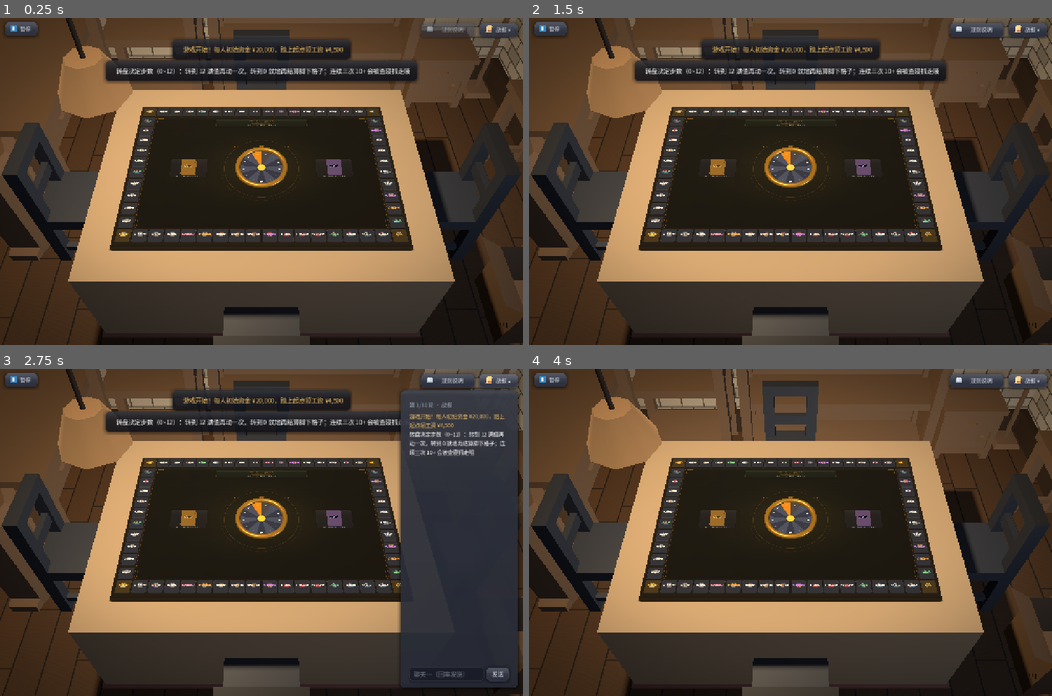
Above: before the commit, frames 1-4 (two rows, left to right).
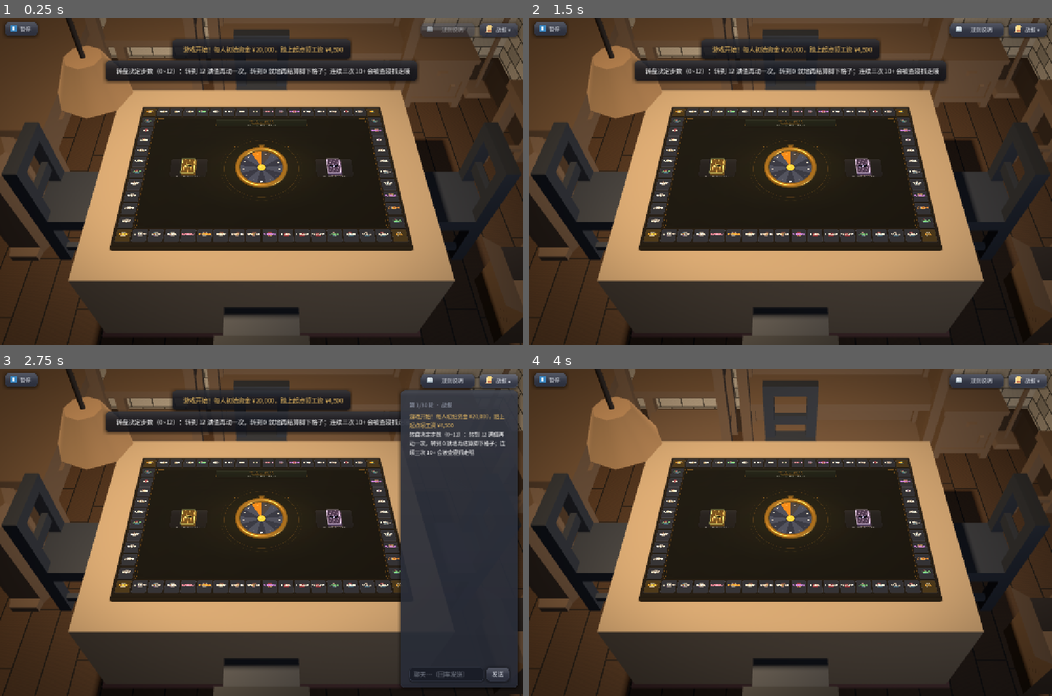
Above: after the commit, the same moments.

Repository: Lousync/dorm-monopoly
Game: Godot game, scene res://scenes/game.tscn
The game is run twice, just before and just after one commit, with the same random seed, the same clock (stepped at 60 frames per second) and the same inputs. This scene is started directly instead of the project's main scene.
Inputs (mouse positions are in pixels of both pictures, inside the frame that each line leads up to):
- Up to frame 1 (0.25 s): no input
- Up to frame 2 (1.5 s): click "暂停" at 0.5 s; click "▶ 继续游戏" at 1.25 s
- Up to frame 3 (2.75 s): click "战报 ▾" at 2 s
- Up to frame 4 (4 s): click (973, 673) at 2.77 s; type "12" at 2.85 s; click "战报 ▴" at 3.5 s

The runs differ from the first frame. In frame 1, 1.1% of the frame differs, in the area x 0-99%, y 0-98%; in frame 2, 1.1%; in frame 3, 1.0%; in frame 4, 1.2%.
Error in both runs: Out of bounds get index '0' (on base: 'Array') (res://scripts/game.gd:2038)

Commit message:
3D 房间第六次复核（①②③）：吊灯缩小 + 2D 隐灯 + 桌旁减负 + 牌堆抗锯齿与牌背
用户 2026-10-06 三条：
①灯再缩小点，并且2D视角隐藏灯
②桌子旁的3D物品太多了，看起来有点挤，去掉一些物品
③桌面上的"机会"、"命运"卡牌堆显示进行优化，太单调了，而且边缘有锯齿

① 吊灯整圈 ×0.75（罩宽 2.50 → 1.88 世界 ≈ 0.38 m，比例不变）；新增 `room.set_view_t(t)`
   （PENDANT_SOLID_T 0.35 / GONE_T 0.62，中间线性淡出），由 `table_3d._apply_camera()`
   与 `table_props.set_view_t` 同一处推过去（TableView3D 存了一份 `_room`）。
   走逐实例的 `GeometryInstance3D.transparency` —— 吊杆/底座用的是 `_furn_mat`（与其余
   家具同一份材质），改材质会把它们一起弄花。
   **顺带解掉上一轮登记的那处遗留**（2D 端吊灯罩遮住左边那块立牌）：灯的位置就是光的位置、
   立牌的位置就是座位那一侧，两者都不该让 ⇒ 让"看得见的那盏灯"在只看棋盘那一档退场。

② 桌旁减负 17 件 → 10 件：删掉贴着桌子与椅子的那一圈（两张备用椅——紧贴在原椅子外侧、
   读成"两把椅子背靠背"；笔记本电脑 + 两盏台灯——西带中段三件小件摊在地上；东侧盆栽；
   近左角纸箱）。没删的 `cardboardBoxOpen` / `books` / `trashcan` 各有理由，见留痕。
   `layout_test` 计数下限 12 → 9，注释写明"下限拦的是摆位表被清空、不是拦删到 N 件"。

③ 牌堆：`project.godot` 补 **4x MSAA** —— 「边缘有锯齿」的根因是项目一直没开抗锯齿；
   实测没有代价（同口径 A/B p50 6.056 vs 开前 6.057）。「太单调」那半是画法：原来 5 层同色
   薄板 + 一行字读作"一摞砖" ⇒ 照项目老纪律程序化画一张**牌背**（底色压暗 + 双线描边 +
   45 度斜格纹 + 正中菱形徽记，同族色靠明度分层），按牌名缓存，尺寸跟脚印走。

ROOM_W/D/CEIL_Y/FLOOR_Y、LAMP_*、取景常量一字未动；玩法逻辑 / s_state / @rpc 未动。
`load_all` 与 `layout_test` 全绿（按用户要求本轮不跑全套）。

Diff:
--- a/project.godot
+++ b/project.godot
@@ -35,5 +35,9 @@
 
 [rendering]
 
+; 4x MSAA（用户 2026-10-06：「卡牌堆边缘有锯齿」）。Compatibility 渲染器支持 3D MSAA；
+; 关掉的话任何斜边都出锯齿 —— 牌堆这种**大块平色 + 直边斜着放**的东西最明显。
+anti_aliasing/quality/msaa_3d=2
+
 renderer/rendering_method="gl_compatibility"
 renderer/rendering_method.mobile="gl_compatibility"
--- a/scripts/table_3d.gd
+++ b/scripts/table_3d.gd
@@ -492,6 +492,10 @@
 var wood_mesh: MeshInstance3D       # 木纹外框（桌垫之外那一圈木桌，见 _build_table）
 var vignette: ColorRect        # 屏幕层暗角贴片（build_vignette 造，挂在调用方给的屏幕上）
 
+## 房间（`Room` 节点）。**存一份**：`_apply_camera()` 要把取景量也推给它
+##（吊灯随取景隐藏，见 `room.set_view_t`）。
+var _room: GameRoom
+
 var table_mat: StandardMaterial3D   # 桌面材质（取样窗口与 TEX_WINDOW_PX 同源）
 
 ## `lamp_light` 是**全场唯一**的灯（批次 6；**批次 12 A1 起台灯的可见几何已删**，
@@ -850,6 +854,10 @@
 	#（snap_view 与 _process 都调它），所以这是唯一不会漏的推送点。
 	if table_props != null:
 		table_props.set_view_t(view_t)
+	# 取景量**同时**推给房间：吊灯在"只看棋盘"那一档要退场（用户「2D 视角隐藏灯」；
+	# 近正俯视下它会投影到桌面、遮住左边那块立牌，见 `room.set_view_t` 那段）。
+	if _room != null and is_instance_valid(_room):
+		_room.set_view_t(view_t)
 
 ## 逐帧把 view_t 平滑逼近 view_target。指数逼近：每帧把剩余差距乘 e^(-VIEW_SNAP*delta)，
 ## 与帧率无关（60fps 与 144fps 走同样的时间曲线），且**永不过冲**（单调逼近）。
@@ -908,6 +916,7 @@
 	# **整张桌子**的外沿摆的、不是贴着桌垫摆的，而木纹的宽度是桌子的实现 ⇒ 由桌子这边算好递过去，
 	# `room.gd` 里就不必再写一遍那 0.7（一期 Task 5 Fix round 1）。
 	var room := GameRoom.build(self, LAMP_LIGHT_POS, Vector2(WOOD_HALF_W, WOOD_HALF_D))
+	_room = room
 
 # ---------------- 屏幕层暗角（设计稿 §三 / §6.4） ----------------
 
--- a/scripts/table_props.gd
+++ b/scripts/table_props.gd
@@ -349,6 +349,70 @@
 	"机会": Color(0.97, 0.85, 0.52),
 	"命运": Color(0.80, 0.75, 1.00),
 }
+## ---------------- 牌背贴图（程序化，v0.8.0 第六次复核） ----------------
+#
+## 用户 2026-10-06：「桌面上的"机会"、"命运"卡牌堆显示进行优化，太单调了，而且边缘有锯齿」。
+## 锯齿那半是渲染设置的事（`project.godot` 开了 4x MSAA）；**单调那半是这里**。
+#
+## 原样：5 层同样的薄板 + 顶上一行字 ⇒ 读作"一摞砖"，没有"牌"的样子。
+## 做法照项目那条老纪律 —— **能用程序化手段画出来的就别加素材**（转盘 / 房子等级纹理 /
+## 卡面都是这么做的）：逐张 `Image` 画一张**牌背**，贴在压顶那一层的上表面（牌名压在它上面）。
+##
+## **画什么**：牌身底色再压暗一档当底 → 一圈**双线描边**（外侧粗、内侧细）→ 中间一片
+## **斜向格纹**（45° 细线，很淡）→ 正中一枚**菱形徽记**。三层都在同一族色里，靠明度分层，
+## 不引入新色相（免得两摞牌的"机会 / 命运"配色对不上）。
+const DECK_FACE_TEX := Vector2i(128, 184)     # 与 DECK_SIZE 的宽高比一致（0.389:0.561）
+const DECK_FACE_BASE_DIM := 0.78              # 底色在牌身色上再压暗多少
+const DECK_FACE_EDGE_A := 0.75                # 描边不透明度
+const DECK_FACE_LATTICE_A := 0.13             # 斜格纹的不透明度
+const DECK_FACE_EMBLEM_A := 0.42              # 徽记的不透明度
+## `dname -> Texture2D`。**只生成一次**（颜色只与牌名有关，与取景无关）。
+var _deck_face_texs := {}
+
+## 生成（或取回）某一摞的牌背贴图。纯 `Image` 逐像素画，**与状态 / 取景都无关**。
+func _deck_face_tex(dname: String) -> Texture2D:
+	if _deck_face_texs.has(dname):
+		return _deck_face_texs[dname]
+	var body: Color = DECK_BODY_COLORS.get(dname, Color(0.35, 0.30, 0.20))
+	var ink: Color = DECK_LABEL_COLORS.get(dname, Color.WHITE)
+	var w := DECK_FACE_TEX.x
+	var h := DECK_FACE_TEX.y
+	var img := Image.create(w, h, false, Image.FORMAT_RGBA8)
+	var base := body.darkened(1.0 - DECK_FACE_BASE_DIM)
+	var edge := Color(ink.r, ink.g, ink.b, DECK_FACE_EDGE_A)
+	var fine := Color(ink.r, ink.g, ink.b, DECK_FACE_EDGE_A * 0.55)
+	var latt := Color(ink.r, ink.g, ink.b, DECK_FACE_LATTICE_A)
+	var embl := Color(ink.r, ink.g, ink.b, DECK_FACE_EMBLEM_A)
+	# 边距（按短边取，宽窄两个方向看起来一样粗）
+	var m_out := int(round(float(w) * 0.055))
+	var m_in := m_out + maxi(2, int(round(float(w) * 0.022)))
+	var cx := float(w) * 0.5
+	var cy := float(h) * 0.5
+	for y in h:
+		for x in w:
+			var col := base
+			# ① 斜向格纹：45° 细线（`(x+y) % P` 落在细带里就压一档）
+			if 0 == (x + y) % 14:
+				col = col.lerp(latt, 1.0)
+			# ② 双线描边
+			var on_outer: bool = x < m_out or y < m_out or x >= w - m_out or y >= h - m_out
+			var on_inner: bool = x < m_in or y < m_in or x >= w - m_in or y >= h - m_in
+			if on_outer:
+				if not on_inner:
+					col = edge
+				elif x < m_in - 2 or y < m_in - 2 or x >= w - (m_in - 2) or y >= h - (m_in - 2):
+					col = fine
+			# ③ 正中菱形徽记（|dx|/a + |dy|/b <= 1，且留一圈空心）
+			var dxr: float = absf(float(x) - cx) / (float(w) * 0.20)
+			var dyr: float = absf(float(y) - cy) / (float(h) * 0.14)
+			var d: float = dxr + dyr
+			if d <= 1.0 and d >= 0.62:
+				col = embl
+			img.set_pixel(x, y, col)
+	var tex := ImageTexture.create_from_image(img)
+	_deck_face_texs[dname] = tex
+	return tex
+
 ## 牌堆名（也是节点名的后缀）由调用方给（`build_decks` 的字典键；节点名 = `Deck_<牌名>`）——
 ## 这里**不另立一份牌名表**：`board_view` 那两处硬编码的牌名是这套名字的唯一来源，
 ## 谁摆牌堆谁把名字传进来，多一份常量就多一处会漂开的数。
@@ -363,7 +427,9 @@
 ## **批次 8 起连 `top_local` / `top_world` 也不存**：它们只服务于抽卡"从摞顶面抽出"的起点
 ##（`deck_top_px`），而演出已搬到屏幕层、不再需要起点（见文件头"摆放约定"）。
 var _decks := {}
-var _deck_mesh: BoxMesh              # 两摞共用一份：牌面尺寸完全一致
+var _deck_mesh: BoxMesh
+## 牌背那块贴图平面（**两个 deck 共用同一份 mesh**：尺寸跟着脚印走，见 `_apply_deck_footprint`）。
+var _deck_face_mesh: PlaneMesh              # 两摞共用一份：牌面尺寸完全一致
 
 ## 按 `decks`（**牌名 → 画布像素**中心，调用方从 `board.deck_screen_pos` 取）摆两摞实体牌堆；
 ## `size_px` 是这摞卡背在画布上的**整体脚印**（宽 × 进深，调用方从 `board.deck_screen_size` 取）。
@@ -406,6 +472,8 @@
 	var dx: float = (_t3.canvas_px_to_world(ref_px + Vector2(size_px.x, 0.0)) - o).length()
 	var dz: float = (_t3.canvas_px_to_world(ref_px + Vector2(0.0, size_px.y)) - o).length()
 	_deck_mesh.size = Vector3(dx, DECK_LAYER_T, dz)
+	if _deck_face_mesh != null:
+		_deck_face_mesh.size = Vector2(dx, dz)
 
 ## 造一摞（节点只造一次）：5 层薄板 + 顶面平贴的牌名。
 ## 局部坐标原点 = **这摞牌堆的中心在地面的落点**（见 _place_deck）：层 0（最下）抬半层高，
@@ -417,6 +485,9 @@
 	if _deck_mesh == null:
 		_deck_mesh = BoxMesh.new()
 		_deck_mesh.size = DECK_SIZE
+	if _deck_face_mesh == null:
+		_deck_face_mesh = PlaneMesh.new()
+		_deck_face_mesh.size = Vector2(DECK_SIZE.x, DECK_SIZE.z)   # 默认 FACE_Y = 平躺朝上
 	var mat := StandardMaterial3D.new()
 	mat.albedo_color = DECK_BODY_COLORS.get(dname, Color(0.35, 0.30, 0.20))
 	mat.roughness = 0.72
@@ -435,7 +506,20 @@
 		var off := (half - float(i)) * DECK_LAYER_SHIFT
 		mi.position = Vector3(off, DECK_LAYER_T * (float(i) + 0.5), off)
 		root.add_child(mi)
-	# 顶面：最上一层（i = LAYERS-1，off = -half × SHIFT）的**上表面中心** —— 牌名就平贴在这儿
+	# 牌背：压在顶层的上表面（比牌名低一点点，牌名盖在它上面）。**它才是"这是一摞牌"的那句话**：
+	# 原来的五层同色薄板 + 一行字读作一摞砖，加上这张背纹之后才读得出是牌。
+	var face := MeshInstance3D.new()
+	face.name = "Face"
+	face.mesh = _deck_face_mesh
+	var fmat := StandardMaterial3D.new()
+	fmat.albedo_texture = _deck_face_tex(dname)
+	fmat.texture_filter = BaseMaterial3D.TEXTURE_FILTER_LINEAR_WITH_MIPMAPS_ANISOTROPIC
+	fmat.roughness = 0.8
+	fmat.metallic = 0.0
+	fmat.transparency = BaseMaterial3D.TRANSPARENCY_DISABLED
+	face.material_override = fmat
+	face.cast_shadow = GeometryInstance3D.SHADOW_CASTING_SETTING_OFF   # 影子交给牌身
+	# 顶面：最上一层（i = LAYERS-1，off = -half × SHIFT）的**上表面中心** —— 牌背与牌名都贴在这儿
 	#（原先它还是抽卡的「抽出」起点，那个消费者已随批次 8 删除，见文件头"摆放约定"）。
 	var top_local := Vector3(-half * DECK_LAYER_SHIFT, DECK_LAYER_T * float(DECK_LAYERS),
 		-half * DECK_LAYER_SHIFT)
@@ -458,7 +542,9 @@
 	# 字头朝远端（-Z）—— 从近端的镜头看文字正是正的（转 +90° 才是倒的，那面朝下看不见）。
 	# 不 billboard：它是一张印在牌面上的标签，不该随镜头转。
 	lab.rotation = Vector3(deg_to_rad(-90.0), 0.0, 0.0)
-	lab.position = top_local + Vector3(0.0, 0.001, 0.0)      # 抬 1mm：与顶层上表面不共面（免得 z-fighting）
+	face.position = top_local + Vector3(0.0, 0.0006, 0.0)    # 抬 0.6mm：与顶层上表面不共面
+	root.add_child(face)
+	lab.position = top_local + Vector3(0.0, 0.0016, 0.0)     # 牌名再抬一档，压在牌背之上
 	root.add_child(lab)
 	# 只留**后面真会读**的一项（修复波 G）：`_place_deck` 读 root。层与标签由 root 的 transform
 	# 一起带走、材质只在上面用过一次 —— 存进字典没人读，只会让人以为"刷新还会改它们"。
Not shown, changed: doc/development/开发台账.md
Not shown, changed: doc/game-design/设计决策留痕.md
